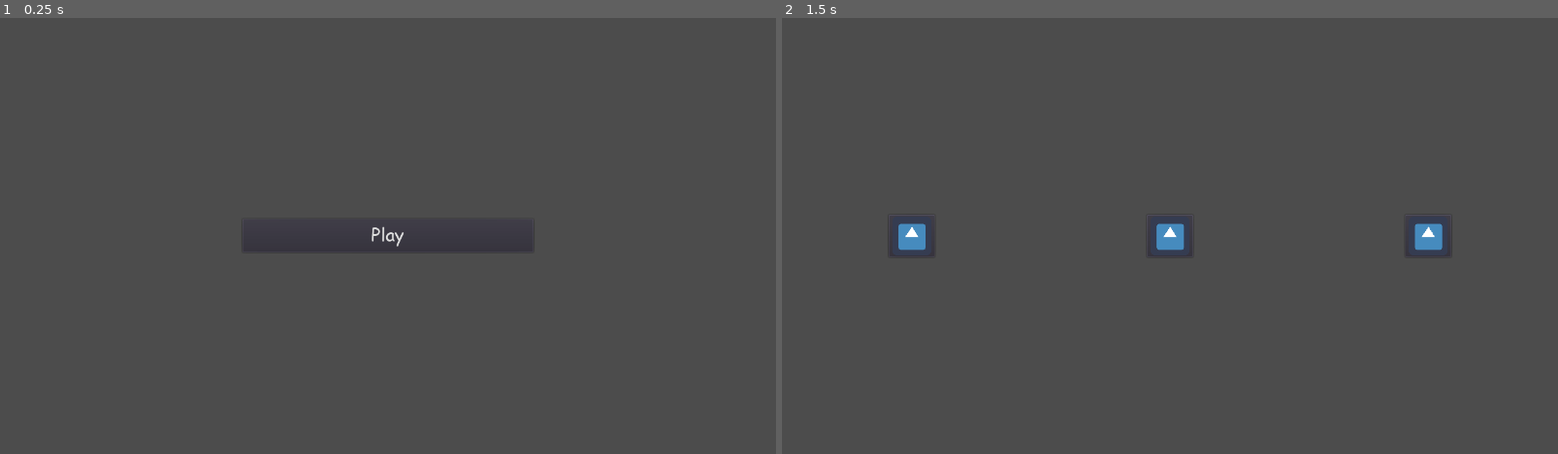
Above: before the commit, frames 1-2 (left to right).
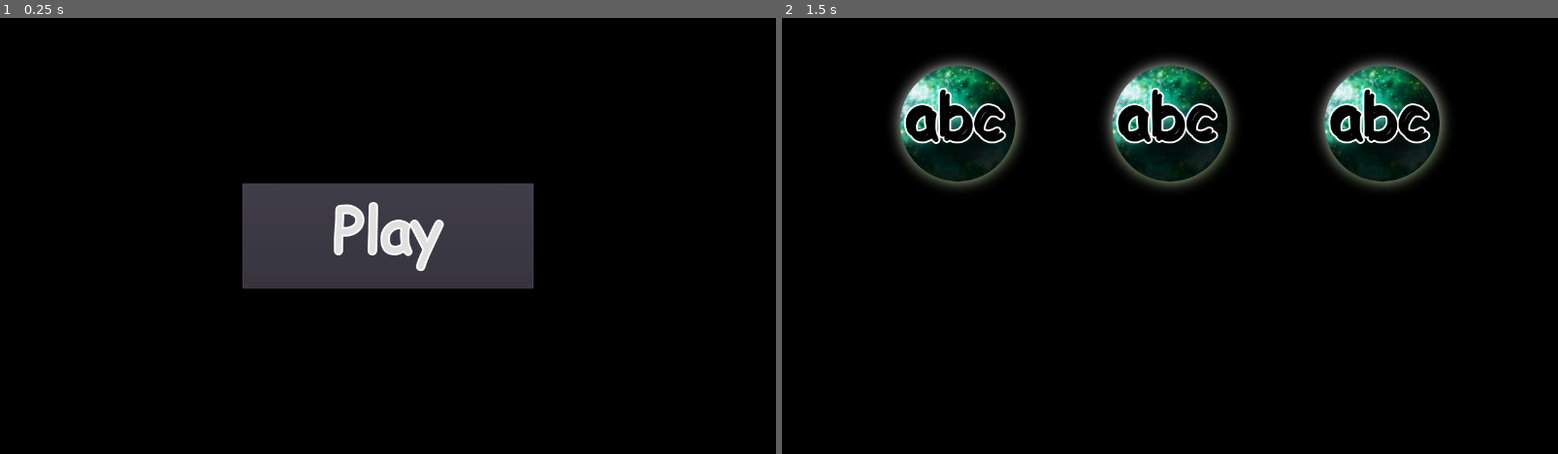
Above: after the commit, the same moments.

Repository: James-Pickett/zolearner
Game: Godot game, scene res://levels/MainMenu.tscn
Same seed, same stepped clock (60 frames per second), same inputs: the game is played once before the commit and once after it. The engine's default icon, where the game draws it, is replaced by a stand-in: a white triangle on a blue panel in a dark square.
Inputs (mouse positions are in pixels of both pictures, inside the frame that each line leads up to):
- Up to frame 1 (0.25 s): no input
- Up to frame 2 (1.5 s): click "Play" at 0.5 s; click (960, 122) at 1.27 s

The runs differ from the first frame. In frame 1, 92% of the frame differs, in the area x 0-100%, y 0-100%; in frame 2, 99%.

Commit message:
added some planet textures to see how it looks on phone

Diff:
--- a/interface/themes/fonts/default_font.tres
+++ b/interface/themes/fonts/default_font.tres
@@ -3,6 +3,9 @@
 [ext_resource path="res://interface/themes/fonts/comic.ttf" type="DynamicFontData" id=1]
 
 [resource]
-size = 30
-extra_spacing_bottom = 6
+size = 100
+outline_size = 3
+use_mipmaps = true
+use_filter = true
+extra_spacing_bottom = 27
 font_data = ExtResource( 1 )
--- a/levels/Game.tscn
+++ b/levels/Game.tscn
@@ -1,8 +1,7 @@
-[gd_scene load_steps=4 format=2]
+[gd_scene load_steps=3 format=2]
 
 [ext_resource path="res://interface/themes/default_theme.tres" type="Theme" id=1]
-[ext_resource path="res://interface/buttons/SceneSwitchButton.tscn" type="PackedScene" id=2]
-[ext_resource path="res://icon.png" type="Texture" id=3]
+[ext_resource path="res://questions/QuestionButton.tscn" type="PackedScene" id=2]
 
 [node name="GameSession" type="Control"]
 anchor_right = 1.0
@@ -12,35 +11,28 @@
 [node name="CenterContainer" type="CenterContainer" parent="."]
 anchor_right = 1.0
 anchor_bottom = 1.0
+margin_bottom = -370.0
 
 [node name="GridContainer" type="GridContainer" parent="CenterContainer"]
-margin_left = 176.0
-margin_top = 325.0
-margin_right = 1104.0
-margin_bottom = 395.0
-custom_constants/vseparation = 100
-custom_constants/hseparation = 350
+margin_left = 140.0
+margin_top = 25.0
+margin_right = 1140.0
+margin_bottom = 325.0
+grow_horizontal = 0
+grow_vertical = 0
+custom_constants/vseparation = 50
+custom_constants/hseparation = 50
 columns = 3
 
-[node name="SceneSwitchButton" parent="CenterContainer/GridContainer" instance=ExtResource( 2 )]
-margin_right = 76.0
-margin_bottom = 70.0
-text = ""
-icon = ExtResource( 3 )
-scenePath = "res://levels/GameOver.tscn"
+[node name="QuestionButton" parent="CenterContainer/GridContainer" instance=ExtResource( 2 )]
+size_flags_horizontal = 3
+size_flags_vertical = 3
+size_flags_stretch_ratio = 76.41
 
-[node name="SceneSwitchButton2" parent="CenterContainer/GridContainer" instance=ExtResource( 2 )]
-margin_left = 426.0
-margin_right = 502.0
-margin_bottom = 70.0
-text = ""
-icon = ExtResource( 3 )
-scenePath = "res://levels/GameOver.tscn"
+[node name="QuestionButton2" parent="CenterContainer/GridContainer" instance=ExtResource( 2 )]
+margin_left = 350.0
+margin_right = 650.0
 
-[node name="SceneSwitchButton3" parent="CenterContainer/GridContainer" instance=ExtResource( 2 )]
-margin_left = 852.0
-margin_right = 928.0
-margin_bottom = 70.0
-text = ""
-icon = ExtResource( 3 )
-scenePath = "res://levels/GameOver.tscn"
+[node name="QuestionButton3" parent="CenterContainer/GridContainer" instance=ExtResource( 2 )]
+margin_left = 700.0
+margin_right = 1000.0
--- a/levels/MainMenu.tscn
+++ b/levels/MainMenu.tscn
@@ -18,8 +18,8 @@
 alignment = 1
 
 [node name="PlayGameButton" parent="VBoxContainer" instance=ExtResource( 2 )]
-margin_top = 232.0
+margin_top = 173.0
 margin_right = 480.0
-margin_bottom = 287.0
+margin_bottom = 347.0
 text = "Play"
 scenePath = "res://levels/Game.tscn"
--- a/project.godot
+++ b/project.godot
@@ -32,4 +32,5 @@
 
 [rendering]
 
+environment/default_clear_color=Color( 0, 0, 0, 1 )
 environment/default_environment="res://default_env.tres"
--- /dev/null
+++ b/questions/QuestionButton.tscn
@@ -0,0 +1,33 @@
+[gd_scene load_steps=5 format=2]
+
+[ext_resource path="res://interface/themes/default_theme.tres" type="Theme" id=1]
+[ext_resource path="res://questions/planet20.png" type="Texture" id=2]
+[ext_resource path="res://questions/TextureButton.gd" type="Script" id=3]
+[ext_resource path="res://interface/themes/fonts/default_font.tres" type="DynamicFont" id=4]
+
+[node name="QuestionButton" type="Control"]
+margin_right = 300.0
+margin_bottom = 300.0
+grow_horizontal = 2
+grow_vertical = 2
+rect_min_size = Vector2( 300, 300 )
+theme = ExtResource( 1 )
+
+[node name="TextureButton" type="TextureButton" parent="."]
+anchor_right = 1.0
+anchor_bottom = 1.0
+texture_normal = ExtResource( 2 )
+script = ExtResource( 3 )
+
+[node name="Label" type="Label" parent="."]
+anchor_right = 1.0
+anchor_bottom = 1.0
+custom_fonts/font = ExtResource( 4 )
+custom_colors/font_color = Color( 0, 0, 0, 1 )
+custom_colors/font_color_shadow = Color( 0, 0, 0, 1 )
+custom_constants/shadow_offset_x = -7
+custom_constants/shadow_offset_y = -7
+text = "abc"
+align = 1
+valign = 1
+[connection signal="pressed" from="TextureButton" to="TextureButton" method="_on_pressed"]
--- /dev/null
+++ b/questions/TextureButton.gd
@@ -0,0 +1,17 @@
+extends TextureButton
+
+# Declare member variables here. Examples:
+# var a = 2
+# var b = "text"
+
+# Called when the node enters the scene tree for the first time.
+func _ready():
+	print("im ready")
+
+# Called every frame. 'delta' is the elapsed time since the previous frame.
+#func _process(delta):
+#	pass
+
+
+func _on_pressed():
+	print("button pressed")
Binary file added: questions/planet20.png
Not shown, added: questions/planet20.png.import
